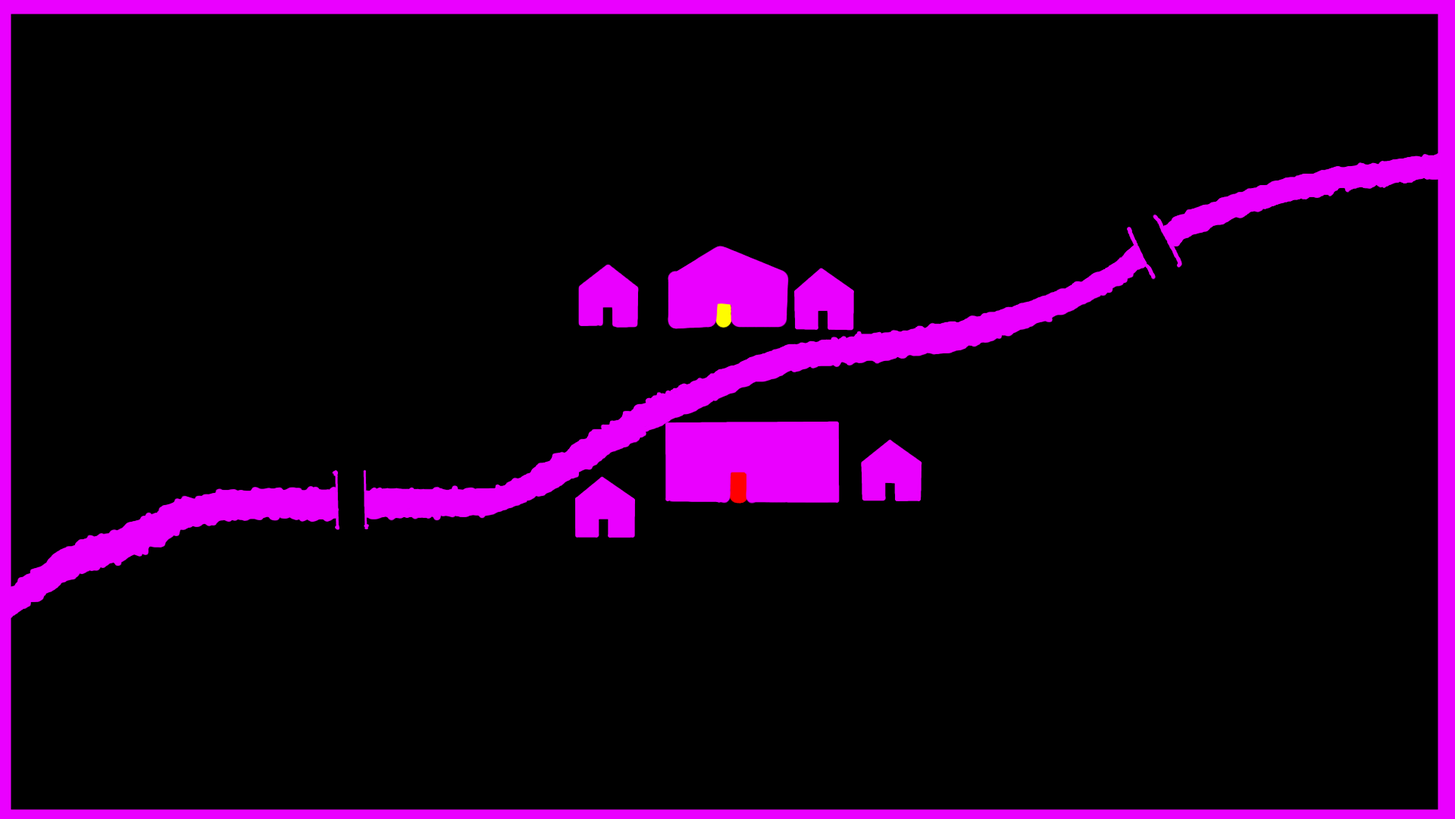
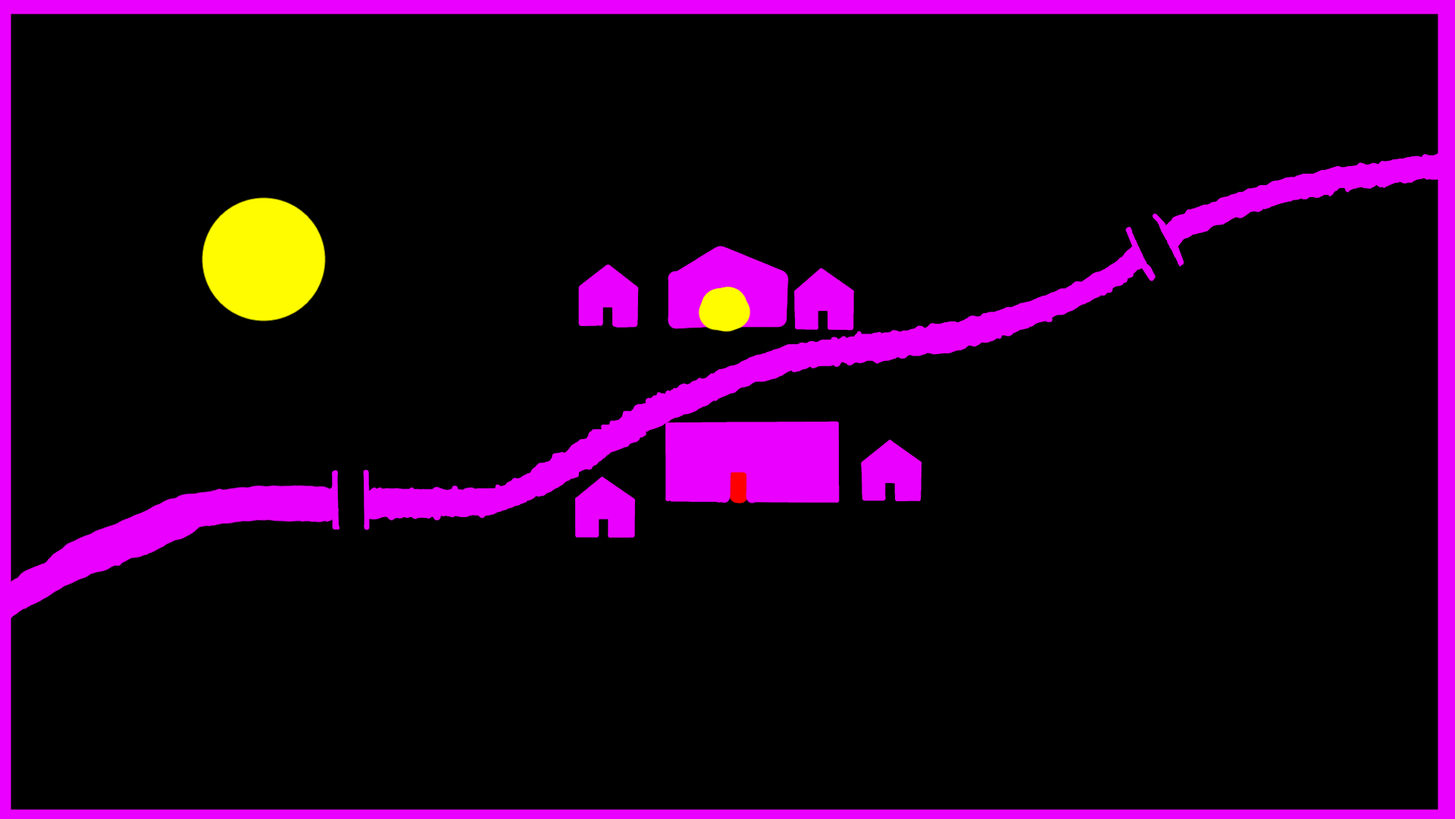
The second 1455x819 image is a revision of the first. Changes to its layers:
painted on "Background" over [10,197,1185,607]
